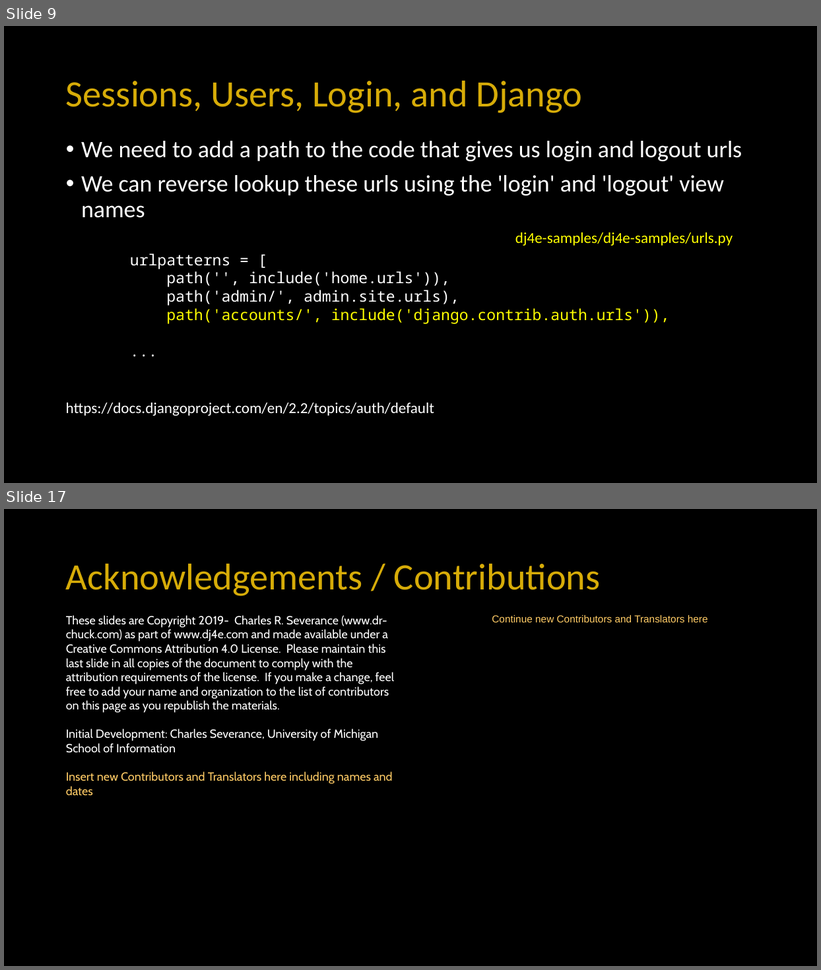
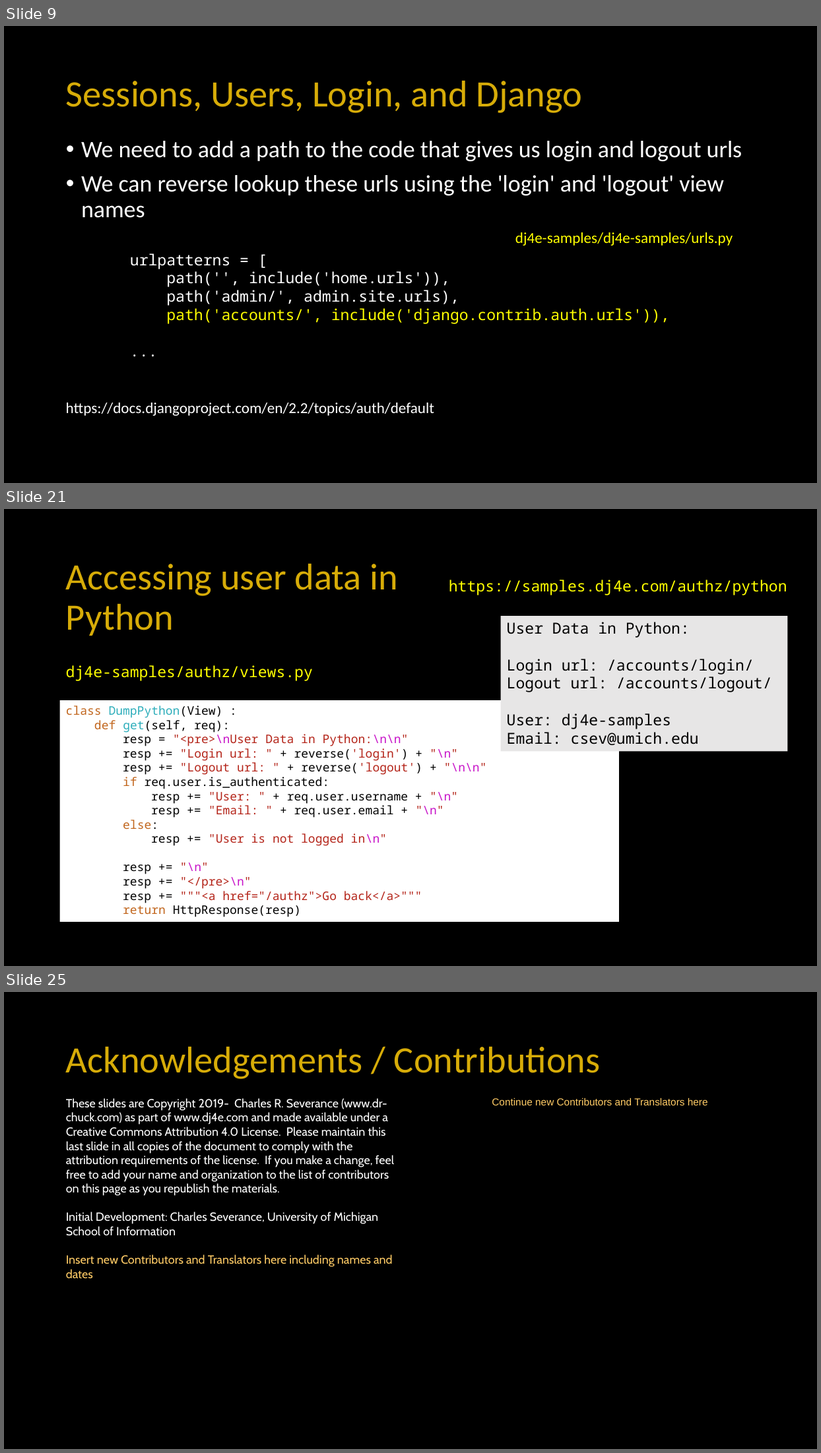
Before and after one commit to csev/dj4e, a slide deck: lectures/DJ-08-Login.pptx. Shown one above the other, each under a label of ours: slides 9 and 17 before the commit, slides 9, 21 and 25 after it; the slides between them are not shown. The pictures are 821x970 and 821x1453 pixels, drawn with LibreOffice and Linux fonts; fonts in the diff are those of the drawing. Boxes give left, top, right and bottom in pixels: in the first picture for what was removed or moved away, otherwise in the second. Text is boxed around its words. In the diff, an @@ line names an element or a change of style, - is before the commit and + after.

Commit message:
MVP Login lecture

```diff
--- a/lectures/DJ-08-Login.pptx
+++ b/lectures/DJ-08-Login.pptx
@@ slide 21 added at (x1=4, y1=509, x2=817, y2=966), background #000000 @@
@@ title added at (x1=66, y1=563, x2=399, y2=636), 44 pt, text #D7AC08 @@
+Accessing user data in Python
@@ text added at (x1=449, y1=580, x2=787, y2=595), 18 pt, text #FFFF00 @@
+https://samples.dj4e.com/authz/python
@@ rectangle added at (x1=501, y1=616, x2=789, y2=751), fill #E7E6E6, 18 pt, text #000000 @@
+User Data in Python:
+Login url: /accounts/login/
+Logout url: /accounts/logout/
+User: dj4e-samples
+Email: csev@umich.edu
@@ text added at (x1=66, y1=665, x2=313, y2=681), 18 pt, text #FFFF00 @@
+dj4e-samples/authz/views.py
@@ rectangle added at (x1=60, y1=700, x2=620, y2=923), fill #FFFFFF, 14 pt, text #000000 @@
+class DumpPython(View) :
+def get(self, req):
+resp = "<pre>\nUser Data in Python:\n\n"
+resp += "Login url: " + reverse('login') + "\n"
+resp += "Logout url: " + reverse('logout') + "\n\n"
+if req.user.is_authenticated:
+resp += "User: " + req.user.username + "\n"
+resp += "Email: " + req.user.email + "\n"
+else:
+resp += "User is not logged in\n"
+resp += "\n"
+resp += "</pre>\n"
+resp += """<a href="/authz">Go back</a>"""
+return HttpResponse(resp)
@@ what was slide 17 is now slide 25 @@
```
Also in this commit, not shown: 6 slides changed, 9 other slides added, 2 slides removed, 2 other files.
